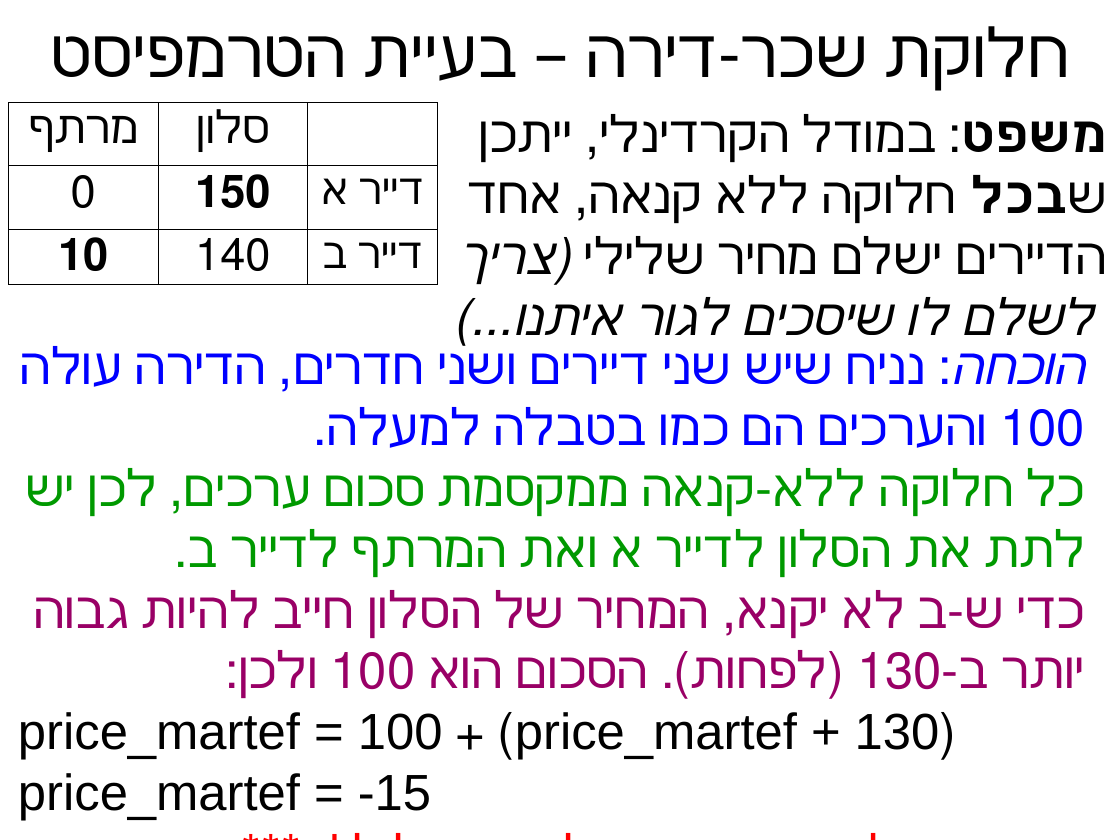
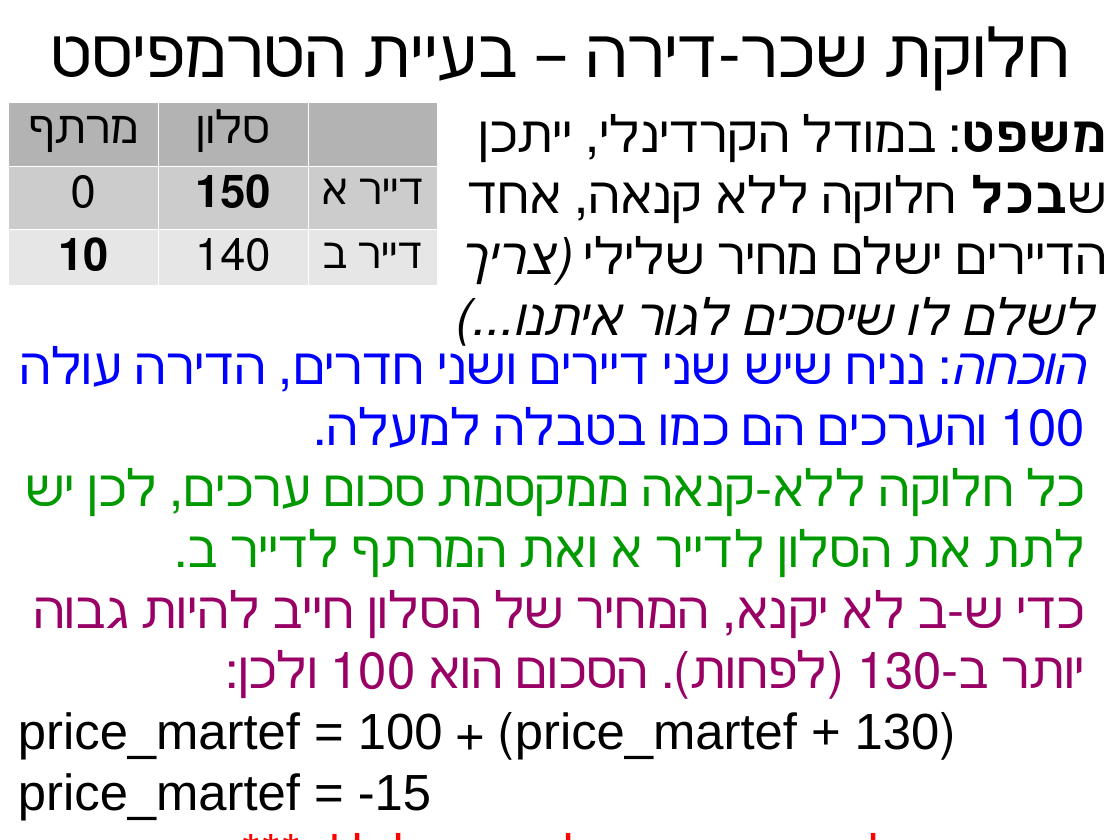
Before and after one commit to erelsgl-at-ariel/algorithms-5782, a slide deck: slide 25 of 03-rental-harmony/slides-1-rent.odp. Drawn at 1120x840 pixels with LibreOffice and Linux fonts; fonts in the diff are those of the drawing. Boxes give left, top, right and bottom in pixels: in the first picture for what was removed or moved away, otherwise in the second. Text is boxed around its words. In the diff, an @@ line names an element or a change of style, - is before the commit and + after.

```diff
--- a/03-rental-harmony/slides-1-rent.odp
+++ b/03-rental-harmony/slides-1-rent.odp
@@ table at box(8, 103, 437, 291) @@
@@ fill none to #B3B3B3 in 2 cells @@
@@ fill none to #CCCCCC in row 2 @@
@@ fill none to #E6E6E6 in row 3 @@
@@ borders changed @@
```
Also in this commit, not shown: 8 other slides changed, 8 other files.
